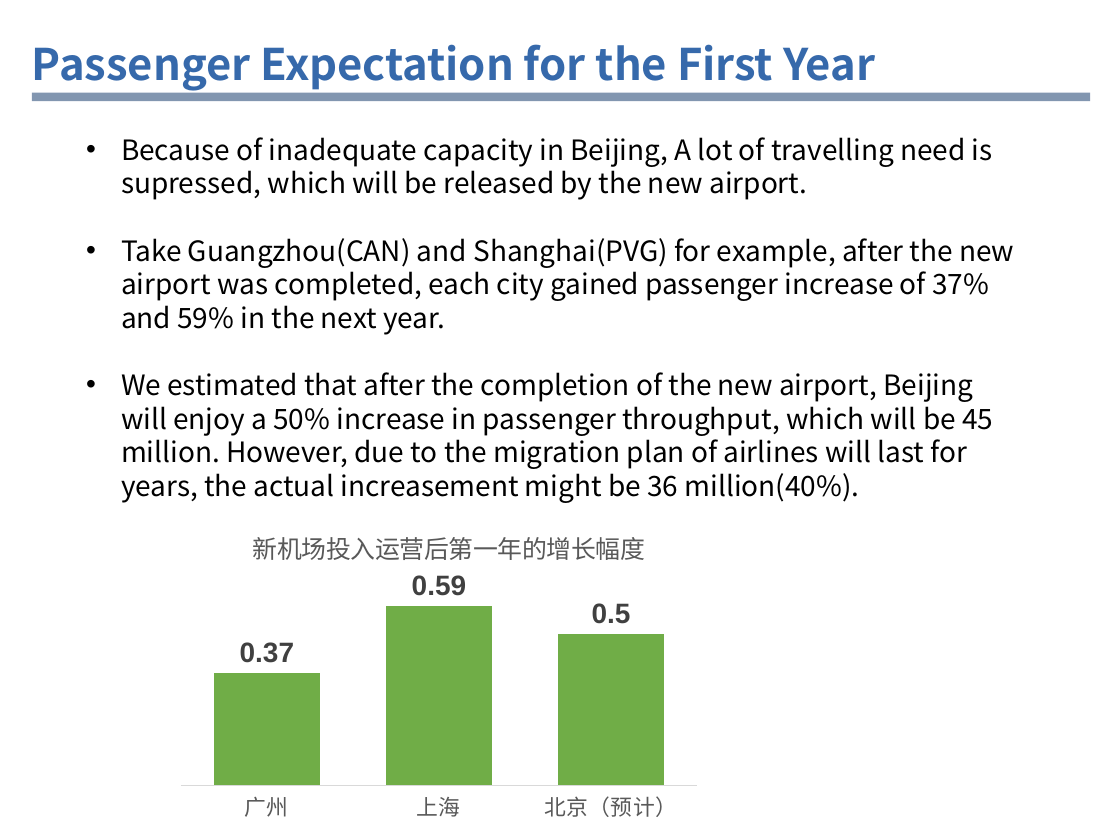
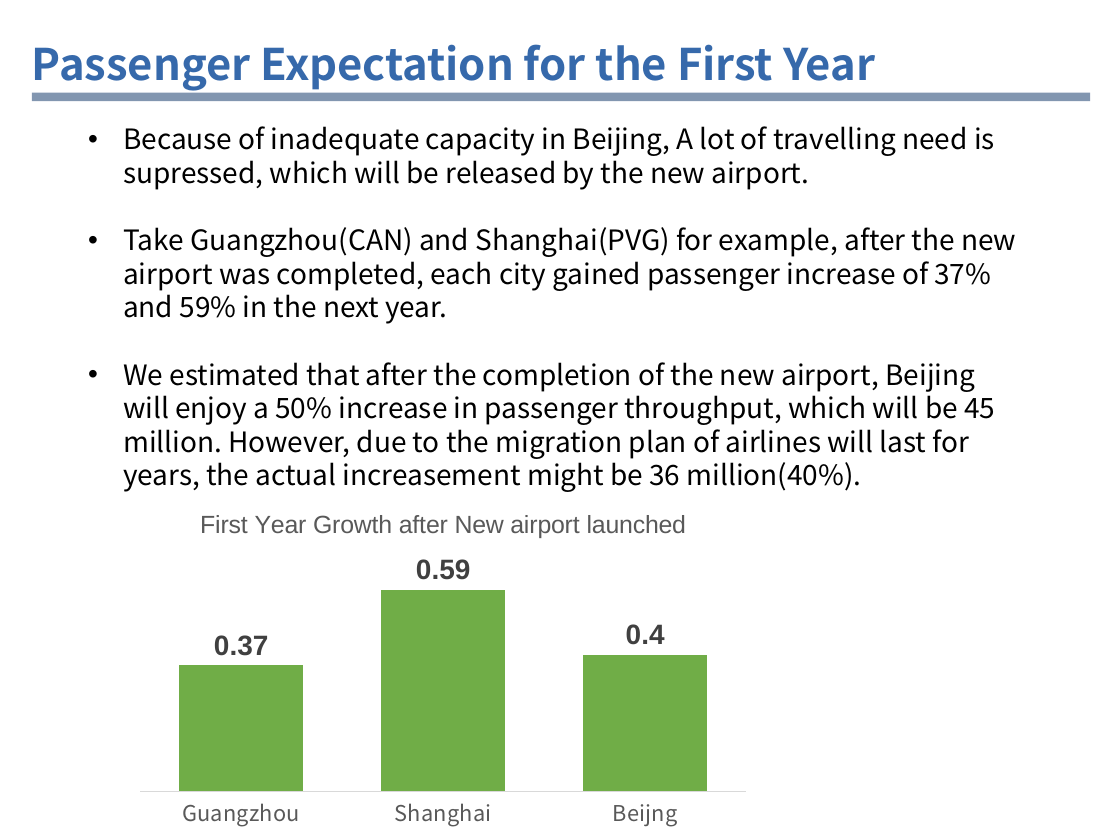
Before and after one commit to iamraulfans/delta, a slide deck: slide 3 of 达美交流网络规划部分Eng20160918.pptx. Drawn at 1120x840 pixels with LibreOffice and Linux fonts; fonts in the diff are those of the drawing; background and template pictures are left out. Boxes give left, top, right and bottom in pixels: in the first picture for what was removed or moved away, otherwise in the second. Text is boxed around its words. In the diff, an @@ line names an element or a change of style, - is before the commit and + after.

```diff
--- a/达美交流网络规划部分Eng20160918.pptx
+++ b/达美交流网络规划部分Eng20160918.pptx
@@ text "Because of inadequate capacity in ..." moved from (x1=121, y1=137, x2=1014, y2=503) to (x1=123, y1=126, x2=1016, y2=492) @@
@@ column chart added at (x1=128, y1=492, x2=759, y2=834) @@
+title "First Year Growth after New airport launched"
+categories: Guangzhou, Shanghai, Beijng
+Series 1: 0.37, 0.59, 0.4
@@ column chart removed at (x1=170, y1=504, x2=708, y2=828) @@
-title "新机场投入运营后第一年的增长幅度"
-categories: 广州, 上海, 北京（预计）
-Series 1: 0.37, 0.59, 0.5
```
Also in this commit, not shown: 7 other slides changed.
